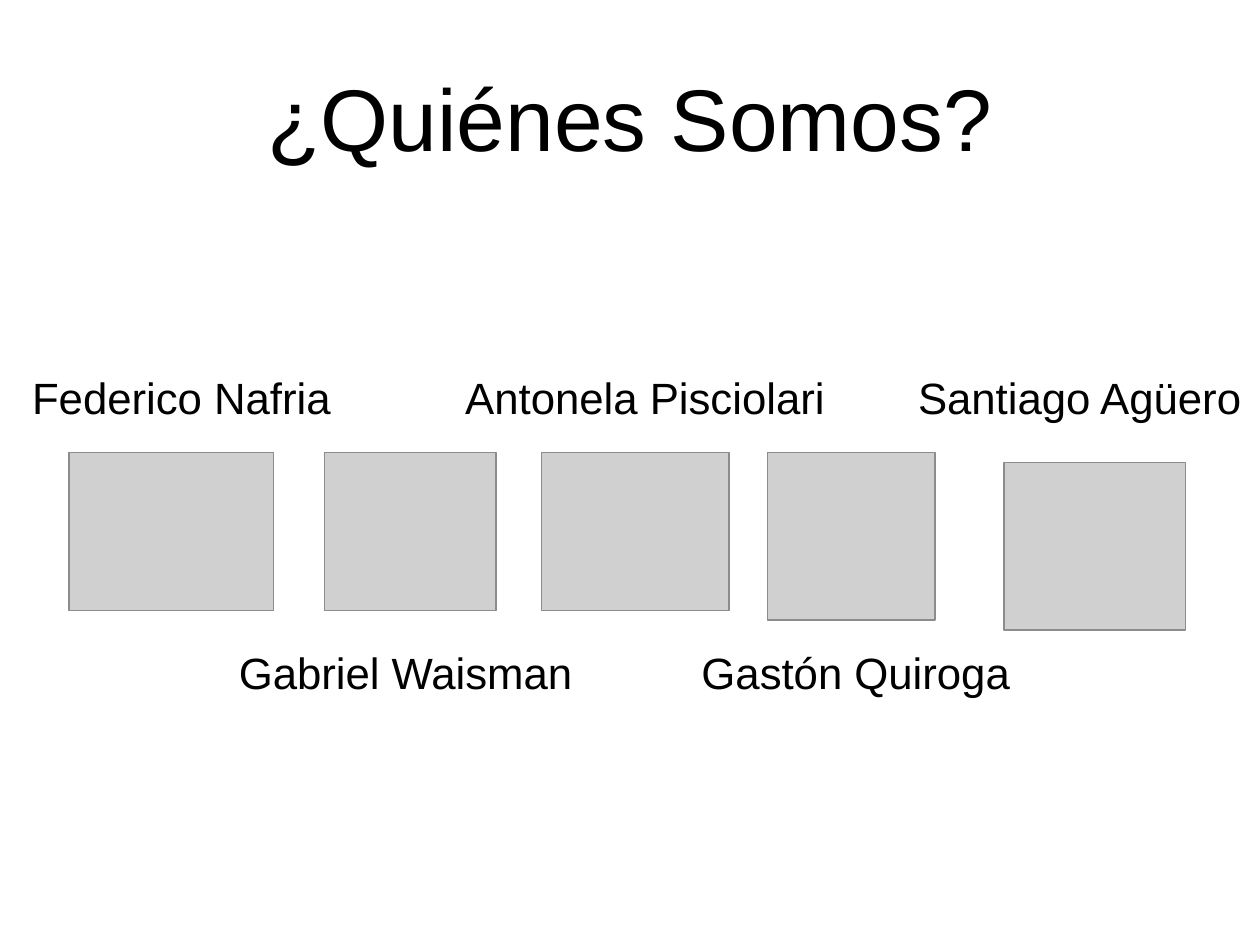
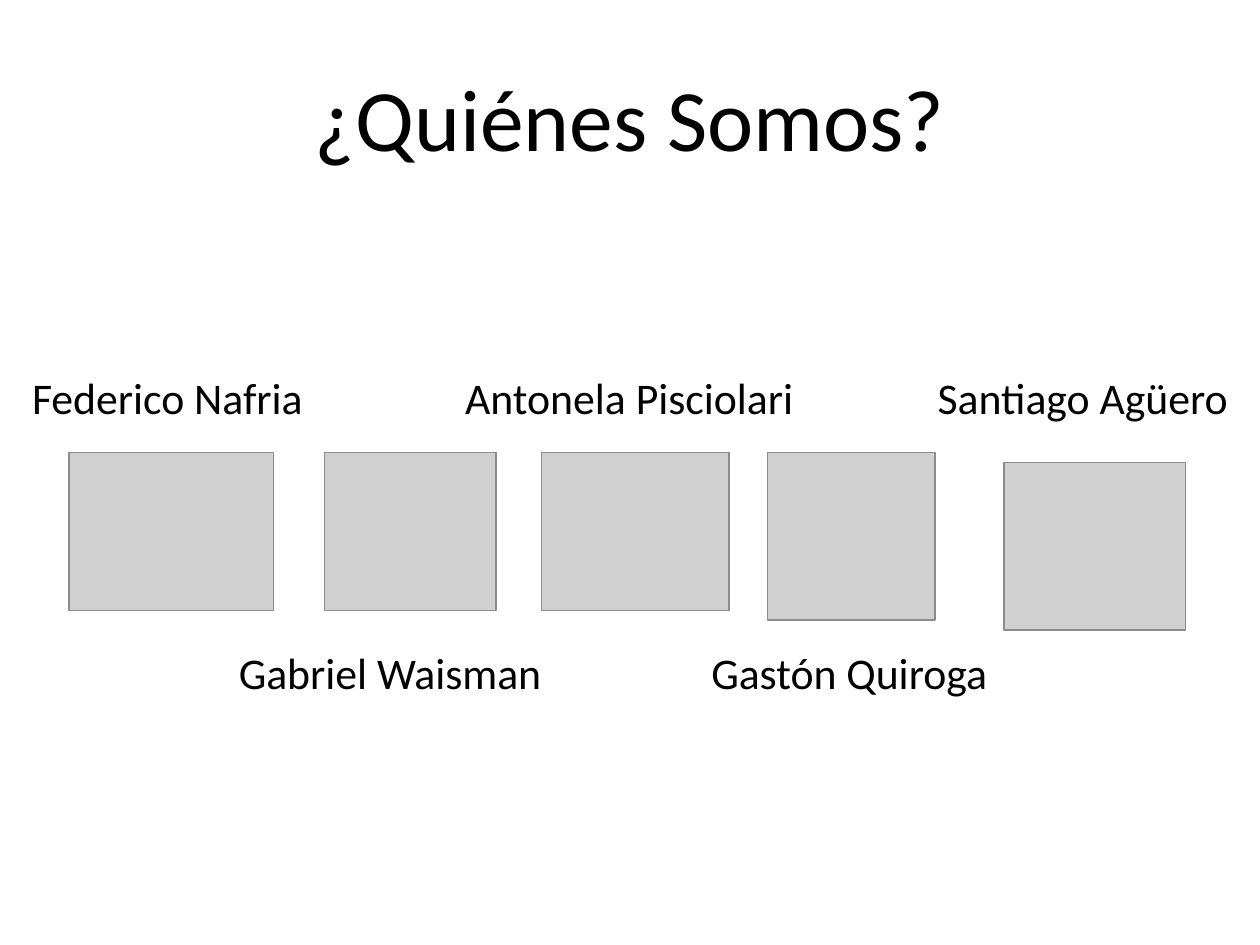
Before and after one commit to raulcareno/fruterio-kiwi-team, a slide deck: slide 2 of Presentaciones/Informe Preliminar.pptx. Drawn at 1260x945 pixels with LibreOffice and Linux fonts; fonts in the diff are those of the drawing; grey boxes stand for pictures; background and template pictures are left out. Boxes give left, top, right and bottom in pixels: in the first picture for what was removed or moved away, otherwise in the second. Text is boxed around its words. In the diff, an @@ line names an element or a change of style, - is before the commit and + after.

```diff
--- a/Presentaciones/Informe Preliminar.pptx
+++ b/Presentaciones/Informe Preliminar.pptx
@@ font Arial to Calibri in 6 elements at (315, 91, 944, 166), (239, 658, 541, 690), (465, 383, 793, 415), (32, 383, 302, 415), (711, 659, 987, 697), (938, 383, 1228, 422) @@
@@ text "Santiago Agüero": place and size @@
-text "Santiago Agüero" at (918, 382, 1241, 423)
+text "Santiago Agüero" at (938, 383, 1228, 422)
@@ text "Gastón Quiroga": place and size @@
-text "Gastón Quiroga" at (701, 656, 1009, 698)
+text "Gastón Quiroga" at (711, 659, 987, 697)
```
Also in this commit, not shown: 24 slides added, 5 slides removed.
